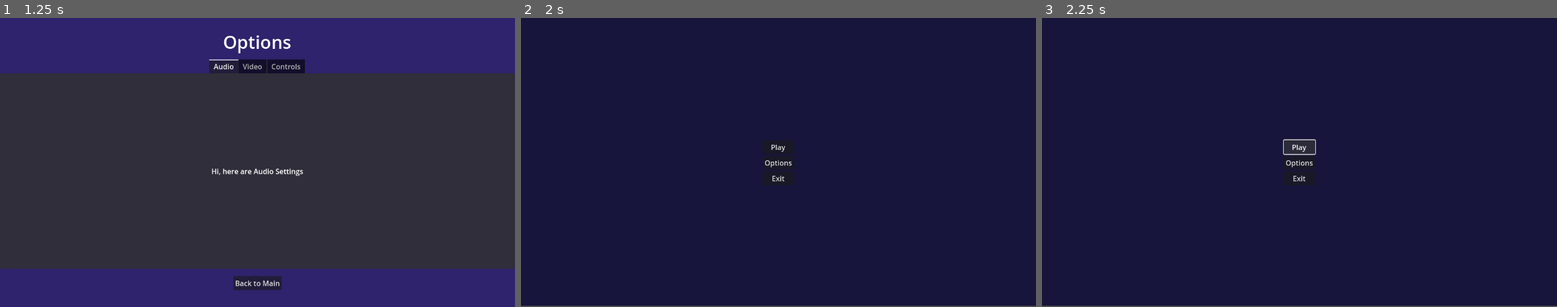
Above: before the commit, frames 1-3 (left to right).
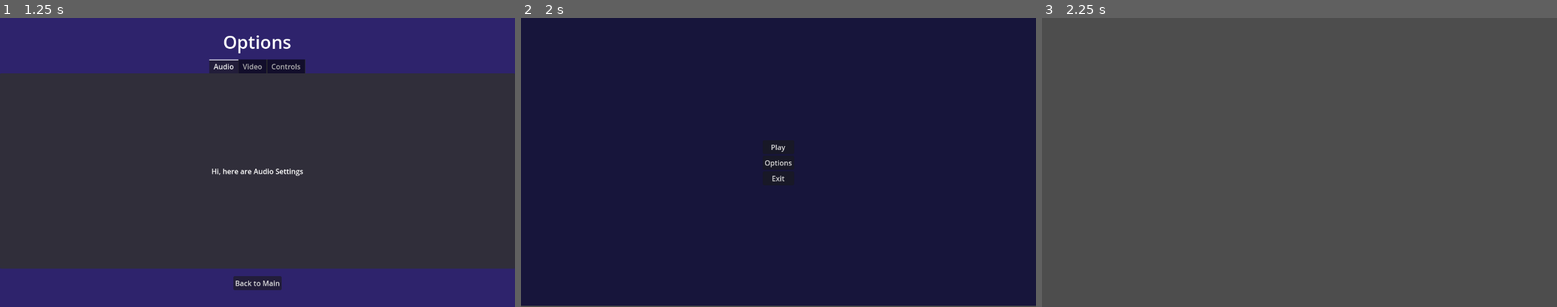
Above: after the commit, the same moments.

Repository: moriartyjk/nova_horizons
Game: Godot game, scene res://scenes/menus/main_menu.tscn
The game is run twice, just before and just after one commit, with the same random seed, the same clock (stepped at 60 frames per second) and the same inputs.
Inputs:
- Up to frame 1 (1.25 s): click "Options" at 0.5 s
- Up to frame 2 (2 s): click "Back to Main" at 1.25 s
- Up to frame 3 (2.25 s): click "Play" at 2 s

Frames 1-2 are identical in both runs. In frame 3, 100% of the frame differs, in the area x 0-100%, y 0-100%.

Commit message:
play -> opens game scene

Diff:
--- /dev/null
+++ b/scenes/game.tscn
@@ -0,0 +1,3 @@
+[gd_scene format=3 uid="uid://bs2k6brr1usjb"]
+
+[node name="Game" type="Node3D"]
--- a/scripts/main_menu.gd
+++ b/scripts/main_menu.gd
@@ -2,13 +2,13 @@
 
 func _on_play_pressed() -> void:
 	print('Play Game!')
+	get_tree().change_scene_to_file("res://scenes/game.tscn")
 	pass # Replace with function body.
 
 
 func _on_options_pressed() -> void:
 	print('View Options Menu')
 	get_tree().change_scene_to_file("res://scenes/menus/options.tscn")
-	pass # Replace with function body.
 
 
 func _on_exit_pressed() -> void:
